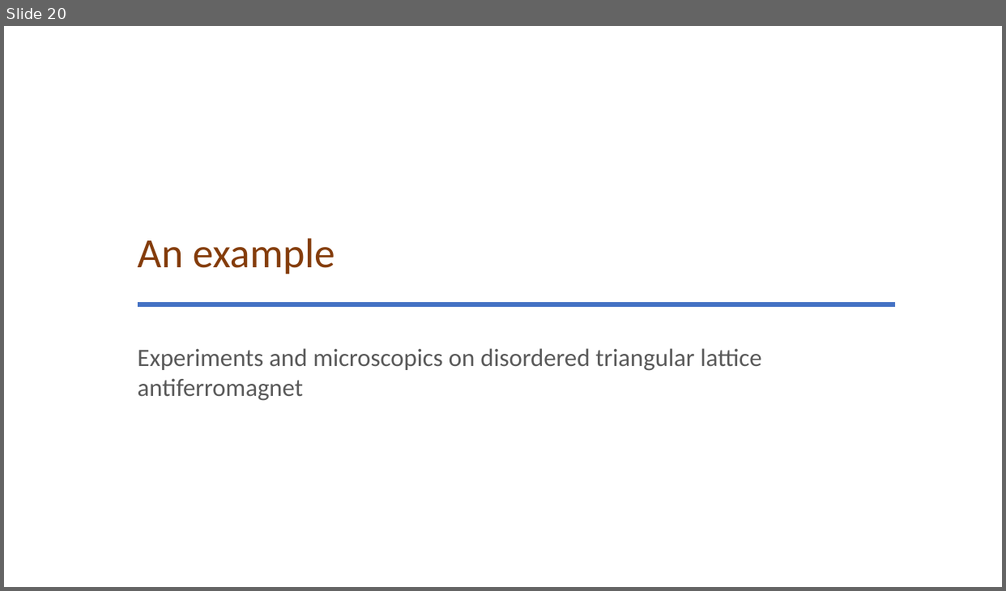
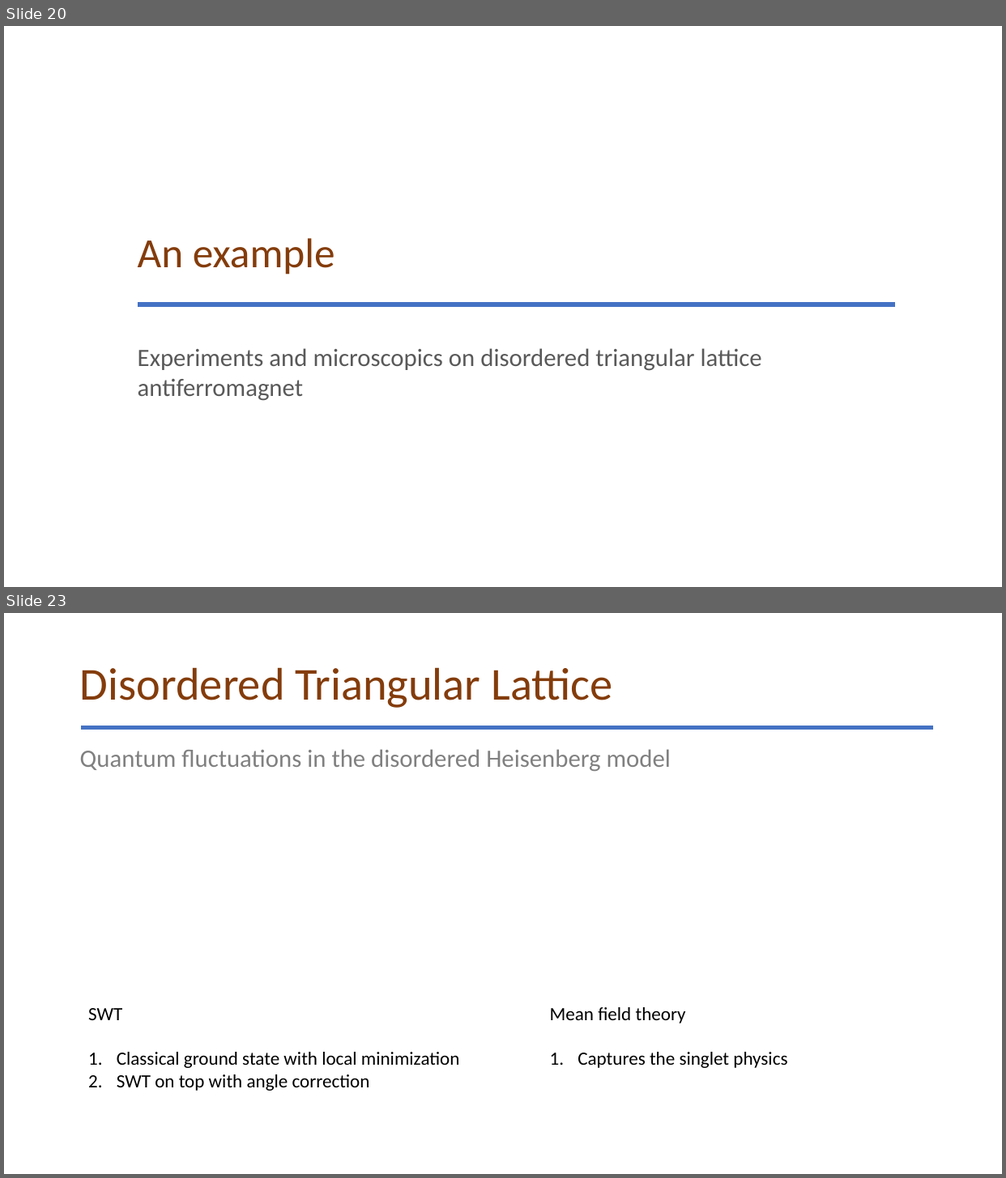
Before and after one commit to glacieant/disordered_triangular_swt, a slide deck: talk/disordered_non-collinear_magnet.pptx. Shown one above the other, each under a label of ours: slide 20 before the commit, slides 20 and 23 after it; the slides between them are not shown. The pictures are 1006x591 and 1006x1178 pixels, drawn with LibreOffice and Linux fonts; fonts in the diff are those of the drawing; grey boxes stand for pictures. Boxes give left, top, right and bottom in pixels: in the first picture for what was removed or moved away, otherwise in the second. Text is boxed around its words. In the diff, an @@ line names an element or a change of style, - is before the commit and + after.

```diff
--- a/talk/disordered_non-collinear_magnet.pptx
+++ b/talk/disordered_non-collinear_magnet.pptx
@@ slide 23 added at (4,613,1002,1174), background #FFFFFF @@
@@ title added at (80,667,612,708), 44 pt, text #843C0B @@
+Disordered Triangular Lattice
@@ line added from (81, 727) to (934, 727), #4472C4 4.5 pt @@
@@ text added at (80,749,671,771), 24 pt, text #808080 @@
+Quantum fluctuations in the disordered Heisenberg model
@@ text added at (88,1008,460,1091), 18 pt, text #000000 @@
+SWT
+1. Classical ground state with local minimization
+2. SWT on top with angle correction
@@ text added at (550,1007,787,1068), 18 pt, text #000000 @@
+Mean field theory
+1. Captures the singlet physics
```
Also in this commit, not shown: 6 slides changed, 4 other slides added, 5 other files.
